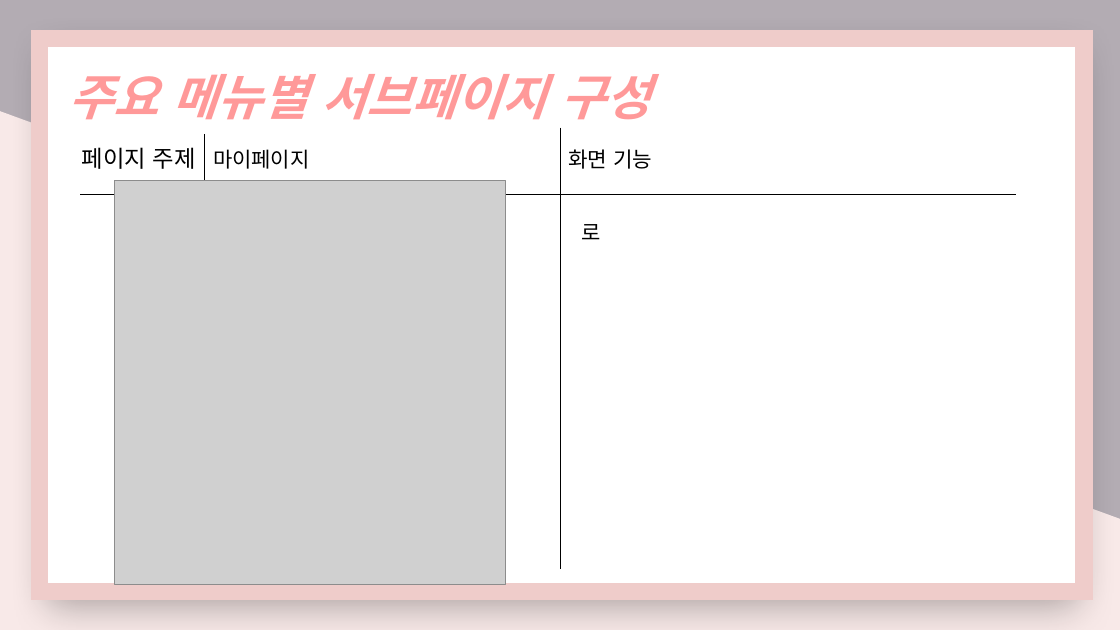
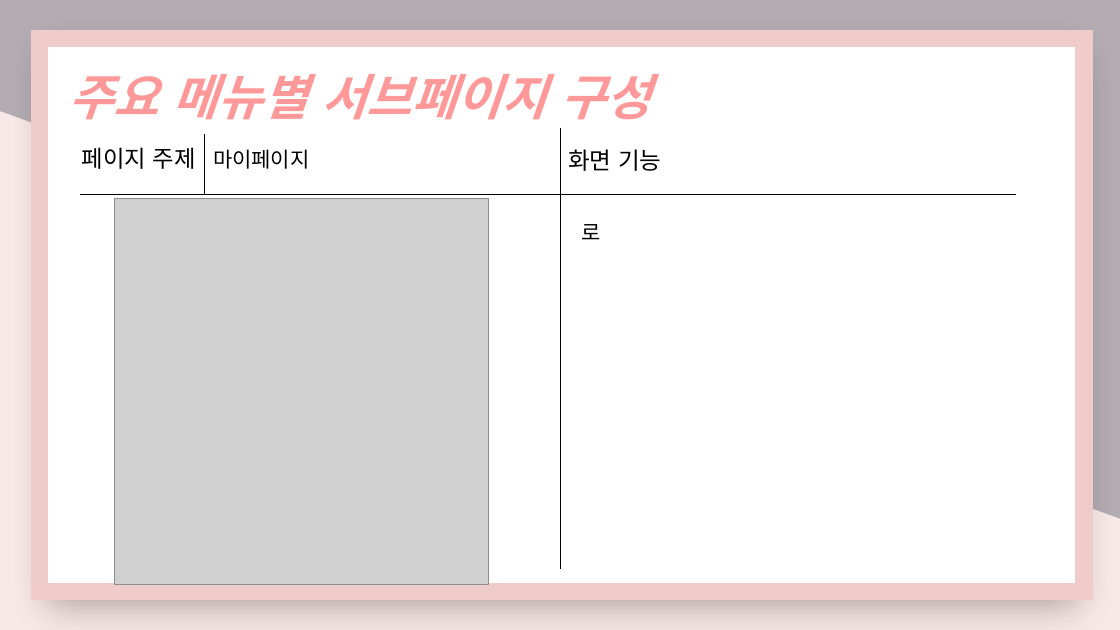
Before and after one commit to nimi2838/thecare, a slide deck: slide 25 of 졸작 기획서.pptx (slide 26 before the commit). Drawn at 1120x630 pixels with LibreOffice and Linux fonts; fonts in the diff are those of the drawing; grey boxes stand for pictures. Boxes give left, top, right and bottom in pixels: in the first picture for what was removed or moved away, otherwise in the second. Text is boxed around its words. In the diff, an @@ line names an element or a change of style, - is before the commit and + after.

```diff
--- a/졸작 기획서.pptx
+++ b/졸작 기획서.pptx
@@ text "화면 기능" at box(568, 149, 661, 171): size 18.2 to 20.1 pt @@
@@ picture: place and size @@
-picture at box(114, 181, 506, 584)
+picture at box(114, 198, 488, 584)
```
Also in this commit, not shown: 5 other slides changed, 6 slides added, 2 slides removed.
